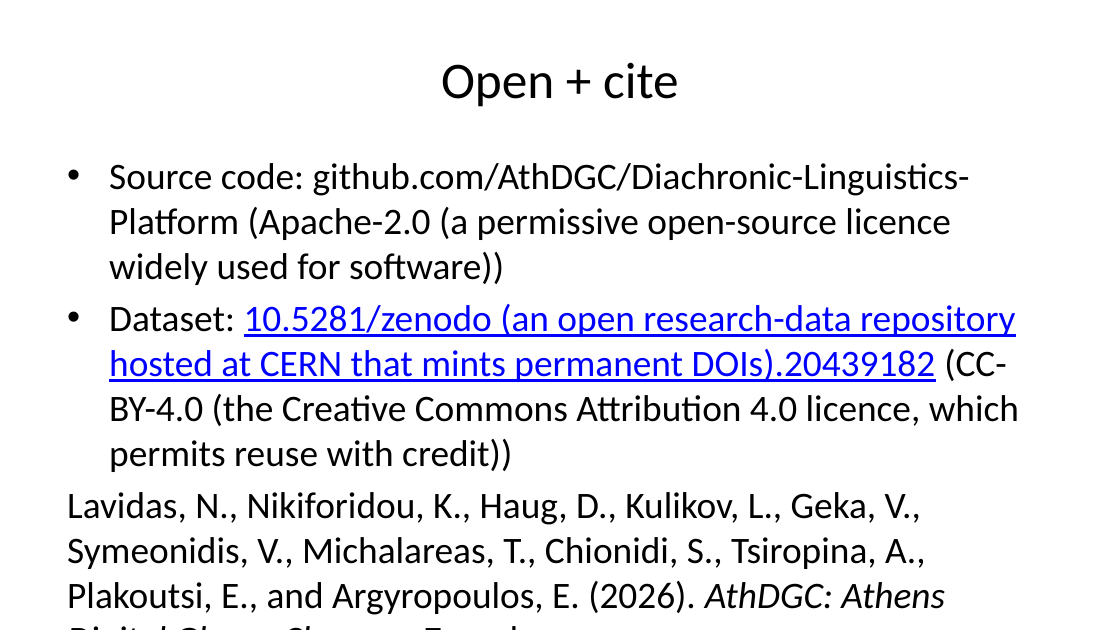
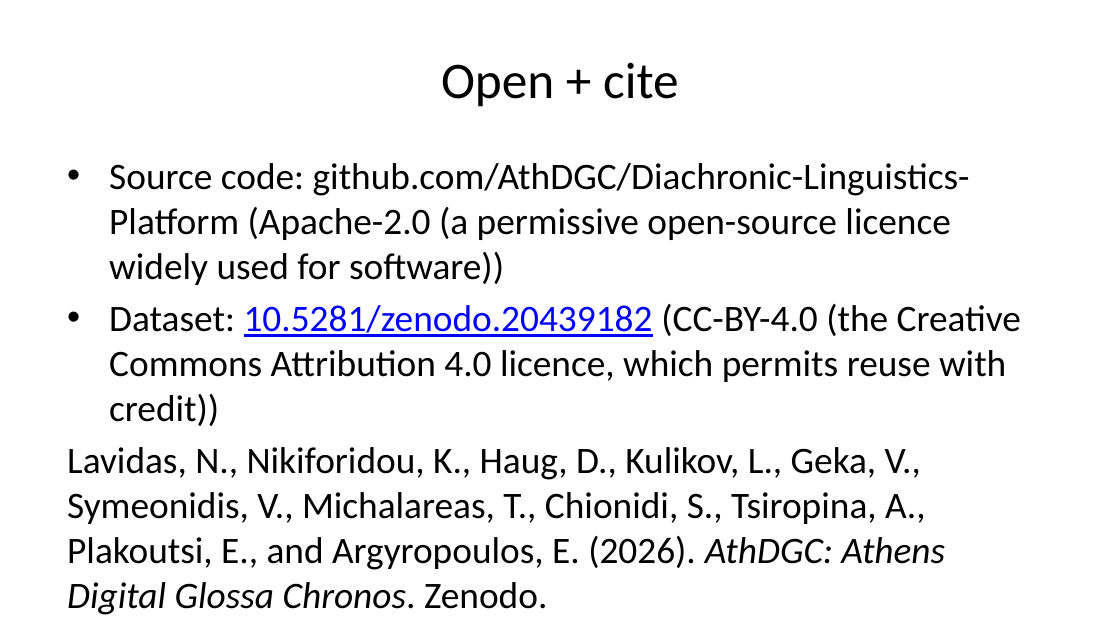
Before and after one commit to AthDGC/AthDGC.github.io, a slide deck: slide 9 of slides/lrec_demo.pptx. Drawn at 1120x630 pixels with LibreOffice and Linux fonts; fonts in the diff are those of the drawing. Boxes give left, top, right and bottom in pixels: in the first picture for what was removed or moved away, otherwise in the second. Text is boxed around its words. In the diff, an @@ line names an element or a change of style, - is before the commit and + after.

Commit message:
AthDGC site update 2026-06-11 22:18 --- clean Quarto render, real Zenodo DOI 10.5281/zenodo.20439182, samples-only public release

```diff
--- a/slides/lrec_demo.pptx
+++ b/slides/lrec_demo.pptx
@@ text at box(109, 304, 1021, 426): text changed @@
-• Dataset: 10.5281/zenodo (an open research-data repository hosted at CERN that mints permanent DOIs).20439182 (CC-BY-4.0 (the Creative Commons Attribution 4.0 licence, which permits reuse with credit))
+• Dataset: 10.5281/zenodo.20439182 (CC-BY-4.0 (the Creative Commons Attribution 4.0 licence, which permits reuse with credit))
```
Also in this commit, not shown: 15 other files.
